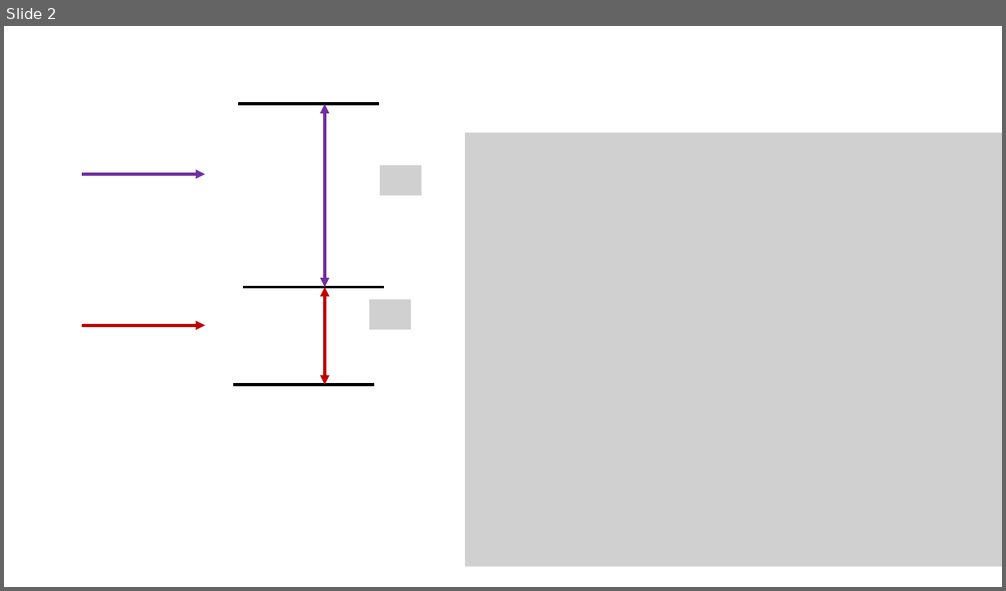
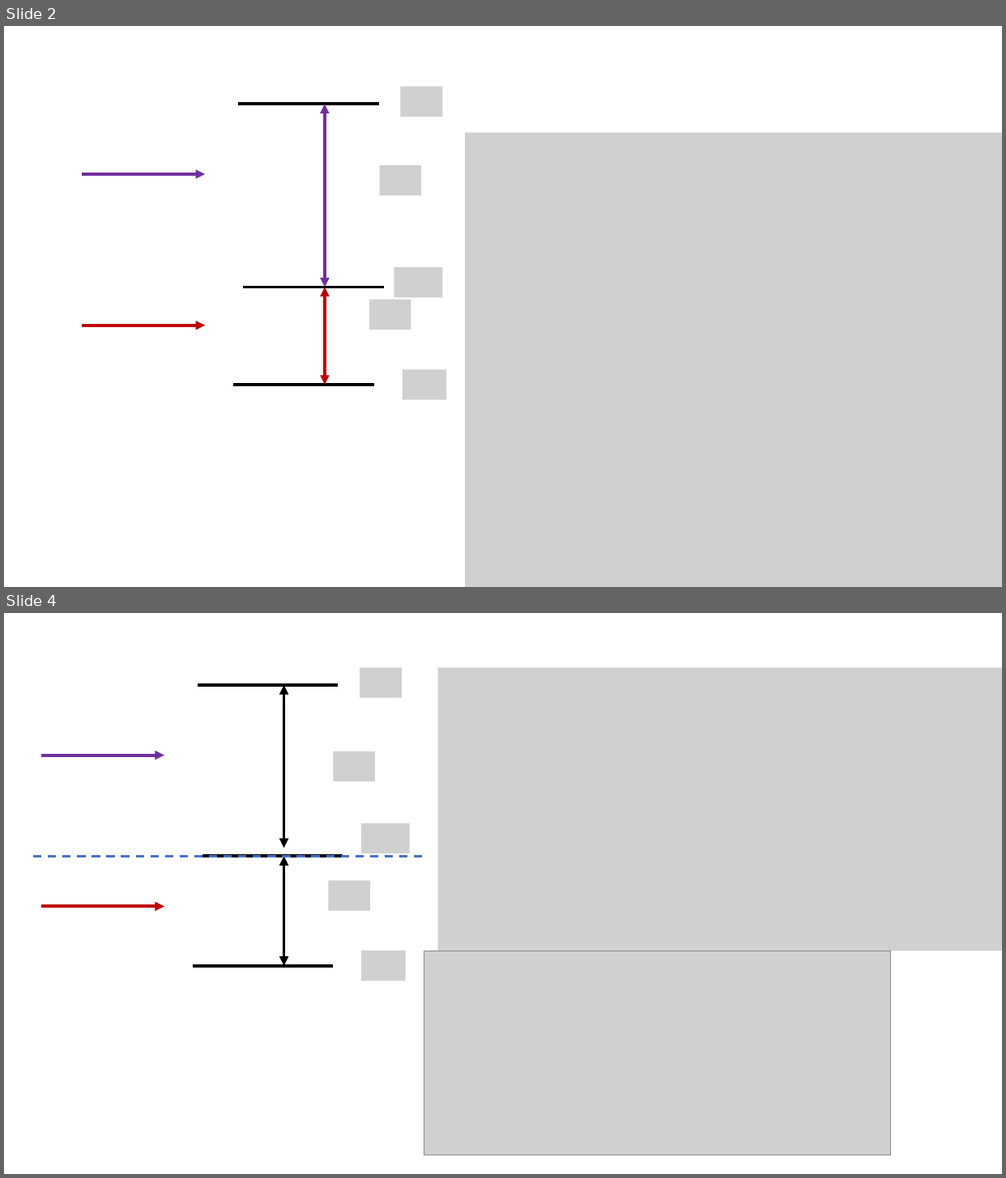
Before and after one commit to youjieyu888/circular-waveguide, a slide deck: absorption/enhancement.pptx. Shown one above the other, each under a label of ours: slide 2 before the commit, slides 2 and 4 after it; the slides between them are not shown. The pictures are 1006x591 and 1006x1178 pixels, drawn with LibreOffice and Linux fonts; fonts in the diff are those of the drawing; grey boxes stand for pictures. Boxes give left, top, right and bottom in pixels: in the first picture for what was removed or moved away, otherwise in the second. Text is boxed around its words. In the diff, an @@ line names an element or a change of style, - is before the commit and + after.

```diff
--- a/absorption/enhancement.pptx
+++ b/absorption/enhancement.pptx
@@ slide 4 added at bbox=[4, 613, 1002, 1174], background #FFFFFF @@
@@ line added from (198, 685) to (338, 685), #000000 3 pt @@
@@ double arrow added from (284, 685) to (284, 848), #000000 3 pt @@
@@ picture added at bbox=[360, 667, 402, 697] @@
@@ picture added at bbox=[438, 667, 1002, 952] @@
@@ arrow added from (41, 756) to (164, 756), #7030A0 3 pt @@
@@ picture added at bbox=[334, 752, 375, 781] @@
@@ picture added at bbox=[361, 824, 410, 854] @@
@@ line added from (33, 856) to (424, 856), #4472C4 2 pt dashed @@
@@ line added from (202, 856) to (343, 856), #000000 3 pt @@
@@ double arrow added from (284, 856) to (284, 966), #000000 3 pt @@
@@ picture added at bbox=[328, 881, 370, 911] @@
@@ arrow added from (41, 906) to (164, 906), #C00000 3 pt @@
@@ picture added at bbox=[362, 951, 406, 981] @@
@@ picture added at bbox=[424, 951, 891, 1155] @@
@@ line added from (193, 966) to (334, 966), #000000 3 pt @@
@@ slide 2 changed as well @@
@@ picture added at bbox=[401, 87, 443, 117] @@
@@ picture: place and size @@
-picture at bbox=[465, 132, 1002, 566]
+picture at bbox=[465, 132, 1002, 587]
@@ picture added at bbox=[394, 268, 443, 297] @@
@@ picture added at bbox=[403, 369, 446, 399] @@
```
Also in this commit, not shown: 1 other slide changed, 1 other slide added, 2 slides removed, 3 other files.
